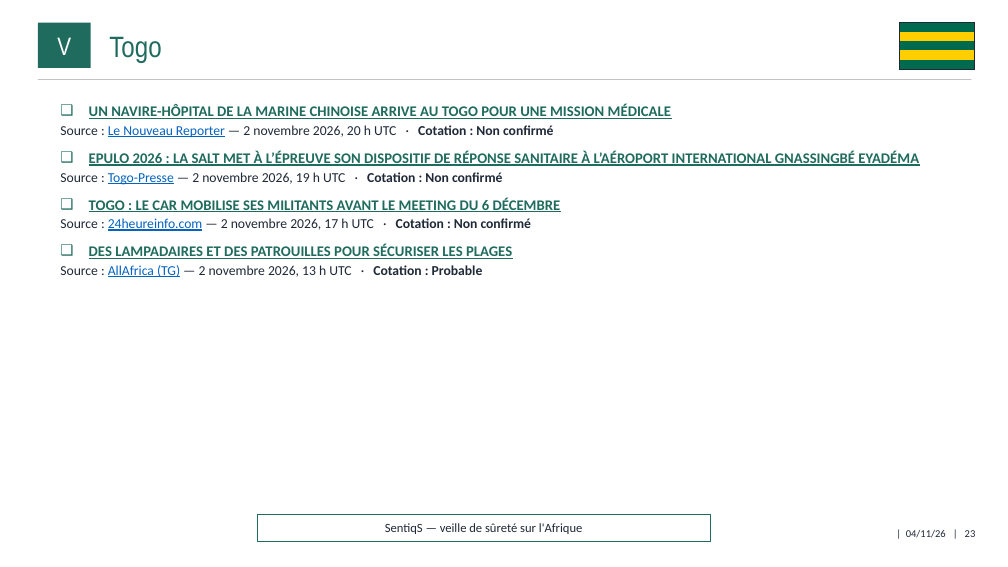
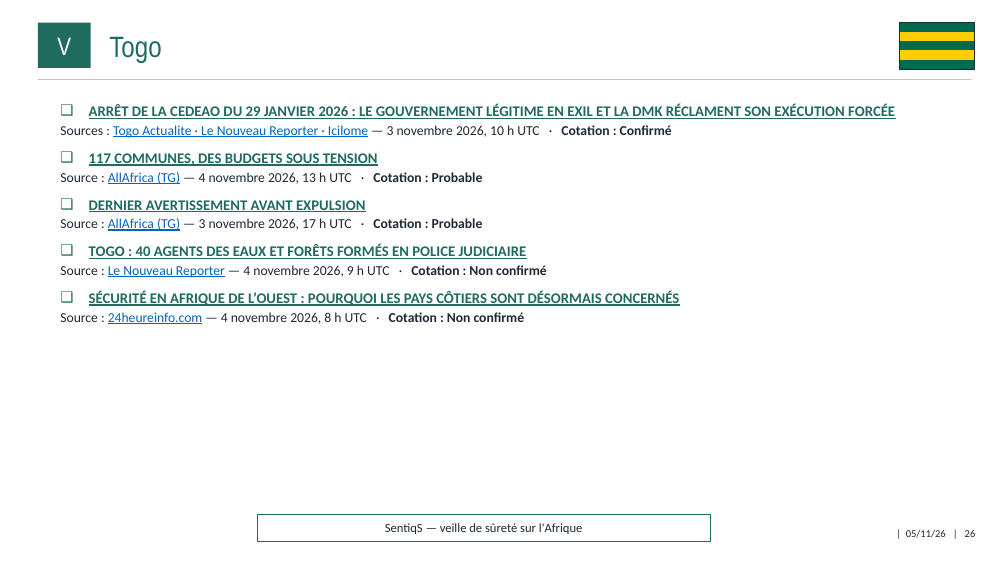
Before and after one commit to ytl1-ops/SentiqS, a slide deck: slide 26 of web/rapports/mensuel/2026-11.pptx (slide 23 before the commit). Drawn at 1008x567 pixels with LibreOffice and Linux fonts; fonts in the diff are those of the drawing. Boxes give left, top, right and bottom in pixels: in the first picture for what was removed or moved away, otherwise in the second. Text is boxed around its words. In the diff, an @@ line names an element or a change of style, - is before the commit and + after.

```diff
--- a/web/rapports/mensuel/2026-11.pptx
+++ b/web/rapports/mensuel/2026-11.pptx
@@ text at <box>60,104,895,324</box>: text changed; size 14 to 13 pt @@
-❑ UN NAVIRE-HÔPITAL DE LA MARINE CHINOISE ARRIVE AU TOGO POUR UNE MISSION MÉDICALE
-  ▪ Source : Le Nouveau Reporter — 2 novembre 2026, 20 h UTC · Cotation : Non confirmé
-❑ EPULO 2026 : LA SALT MET À L’ÉPREUVE SON DISPOSITIF DE RÉPONSE SANITAIRE À L’AÉROPORT INTERNATIONAL GNASSINGBÉ EYADÉMA
-  ▪ Source : Togo-Presse — 2 novembre 2026, 19 h UTC · Cotation : Non confirmé
-❑ TOGO : LE CAR MOBILISE SES MILITANTS AVANT LE MEETING DU 6 DÉCEMBRE
-  ▪ Source : 24heureinfo.com — 2 novembre 2026, 17 h UTC · Cotation : Non confirmé
-❑ DES LAMPADAIRES ET DES PATROUILLES POUR SÉCURISER LES PLAGES
-  ▪ Source : AllAfrica (TG) — 2 novembre 2026, 13 h UTC · Cotation : Probable
+❑ ARRÊT DE LA CEDEAO DU 29 JANVIER 2026 : LE GOUVERNEMENT LÉGITIME EN EXIL ET LA DMK RÉCLAMENT SON EXÉCUTION FORCÉE
+  ▪ Sources : Togo Actualite · Le Nouveau Reporter · Icilome — 3 novembre 2026, 10 h UTC · Cotation : Confirmé
+❑ 117 COMMUNES, DES BUDGETS SOUS TENSION
+  ▪ Source : AllAfrica (TG) — 4 novembre 2026, 13 h UTC · Cotation : Probable
+❑ DERNIER AVERTISSEMENT AVANT EXPULSION
+  ▪ Source : AllAfrica (TG) — 3 novembre 2026, 17 h UTC · Cotation : Probable
+❑ TOGO : 40 AGENTS DES EAUX ET FORÊTS FORMÉS EN POLICE JUDICIAIRE
+  ▪ Source : Le Nouveau Reporter — 4 novembre 2026, 9 h UTC · Cotation : Non confirmé
+❑ SÉCURITÉ EN AFRIQUE DE L’OUEST : POURQUOI LES PAYS CÔTIERS SONT DÉSORMAIS CONCERNÉS
+  ▪ Source : 24heureinfo.com — 4 novembre 2026, 8 h UTC · Cotation : Non confirmé
@@ text at <box>906,530,976,538</box>: text changed @@
-| 04/11/26 | 23
+| 05/11/26 | 26
```
Also in this commit, not shown: 32 other slides changed, 4 slides added, 9 other files.
